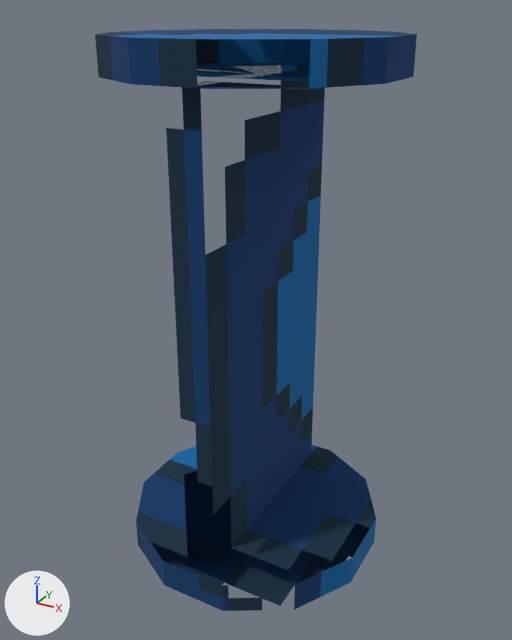
Before and after pictures for a commit that changed the glTF model MapObjects/SpinningLight/SpinningLight.gltf.
Both versions are drawn from a camera (50 mm lens) standing at (1.21, -2.2, 1.07) and looking at (0.01, -0.01, -0.02). The lights are fixed; the arrows at lower left show +X, +Y and +Z. The older version comes first. Vertices at exactly the same position are counted once.

In view in the first picture: 'Light', 'LightSpinner', 'bottom', 'top'.
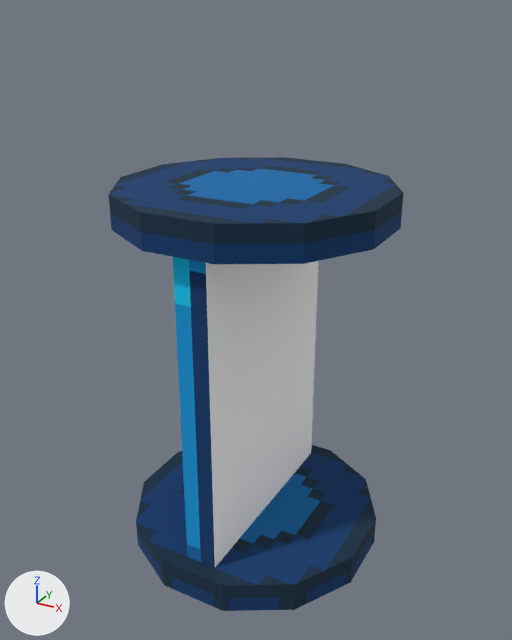
The newer file is also turned or shifted as a whole; pictures and numbers use the older file's frame.

Pixel boxes [x1, y1, x2, y2] of what changed, in the pictures (512 x 640 px; the box of a moved part takes in the faces that stretch with it):
'top', surface changed, moved
    before: [95, 29, 417, 89]
    after: [108, 157, 404, 264]
'Light', recoloured, moved, rescaled (lighter)
    before: [205, 81, 325, 547]
    after: [206, 261, 318, 567]
'LightSpinner', surface changed, moved, rescaled (lighter)
    before: [166, 65, 310, 567]
    after: [173, 257, 215, 568]
part 1 of me_mesh_0, surface changed
    both: [136, 445, 376, 611]
part 3 of me_mesh_2, moved or reshaped
    before: [166, 65, 310, 487]
    after: [173, 257, 215, 568]
part 4 of me_mesh_2, surface changed (lighter)
    before: [166, 65, 310, 567]
    after: [173, 257, 215, 568]

What changed in the scene script:
```text
Add mat_material_1:
    mat_material_1 = principled_material('Material_1')
    mat_material_1.base_color = (1.0, 1.0, 1.0)  # white #ffffff
    mat_material_1.roughness = 1.0
Change me_mesh_0:
    where me_mesh_0.from_pydata(...)  # 29 vertices, 54 faces; spans x -0.5..0.5, y -0.5..0.5, z 0.0..0.125
    used by ob_bottom; location = (0.0, 0.0, -1.0)
    me_mesh_0 part 1: texture (UV) coordinates of 54 of 54 faces, centred in x -0.5..0.5, y -0.5..0.5, z 0.0..0.125, changed; they spanned u 0.0..0.47, v 0.62..1.0 and now span u 0.0..0.87, v 0.31..1.0
Change me_mesh_1:
    where me_mesh_1.from_pydata(...)  # 29 vertices, 54 faces; spans x -0.5..0.5, y -0.5..0.5, z 0.0..0.125
    used by ob_top; location = (0.0, 0.0, 0.875)
    me_mesh_1 part 2: texture (UV) coordinates of 54 of 54 faces, centred in x -0.5..0.5, y -0.5..0.5, z 0.0..0.125, changed; they spanned u 0.0..0.49, v 0.6..0.78 and now span u 0.41..0.89, v 0.28..1.0
Change me_mesh_2:
    used by ob_lightspinner; location = (0.0, 0.0, -0.062)
    remove me_mesh_2.from_pydata(...)  # 12 vertices, 16 faces; spans x -0.38..0.06, y -0.44..0.44, z -0.81..0.94
    add me_mesh_2.from_pydata(...)  # 12 vertices, 16 faces; spans x -0.38..0.06, y -0.44..0.44, z -0.81..0.44
    me_mesh_2 part 3: the whole mesh is scaled about its middle by (1, 1, 0.714), then moved by (0.0, 0.0, -0.25)
    me_mesh_2 part 4: texture (UV) coordinates of 16 of 16 faces, centred in x -0.27..0.02, y -0.44..0.44, z -0.81..0.94, changed; they spanned u 0.13..0.4, v 0.44..1.0 and now span u 0.0..0.7, v 0.19..0.78
Change me_mesh_3:
    used by ob_light; location = (0.0, 0.0, -0.062)
    remove me_mesh_3.from_pydata(...)  # 6 vertices, 4 faces; spans x 0.06, y -0.44..0.44, z -0.81..0.94
    remove me_mesh_3.materials.append(mat_material_0)
    add me_mesh_3.from_pydata(...)  # 6 vertices, 4 faces; spans x 0.06, y -0.44..0.44, z -0.81..0.44
    me_mesh_3 part 5: the whole mesh is scaled about its middle by (1, 1, 0.714), then moved by (0.0, 0.0, -0.25)
    add me_mesh_3.materials.append(mat_material_1)  # white #ffffff
Change ob_top:
    ob_top.location: (0.0, 0.0, 0.875) -> (0.0, 0.0, 0.375)
```
